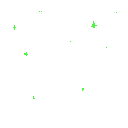
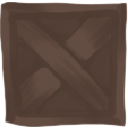
Layer changes from the first 128 x 128 image to the second:
hid "particles" over [13, 11, 117, 99]
added layer "Layer 19" above "Layer 17" over [0, 2, 128, 127]
